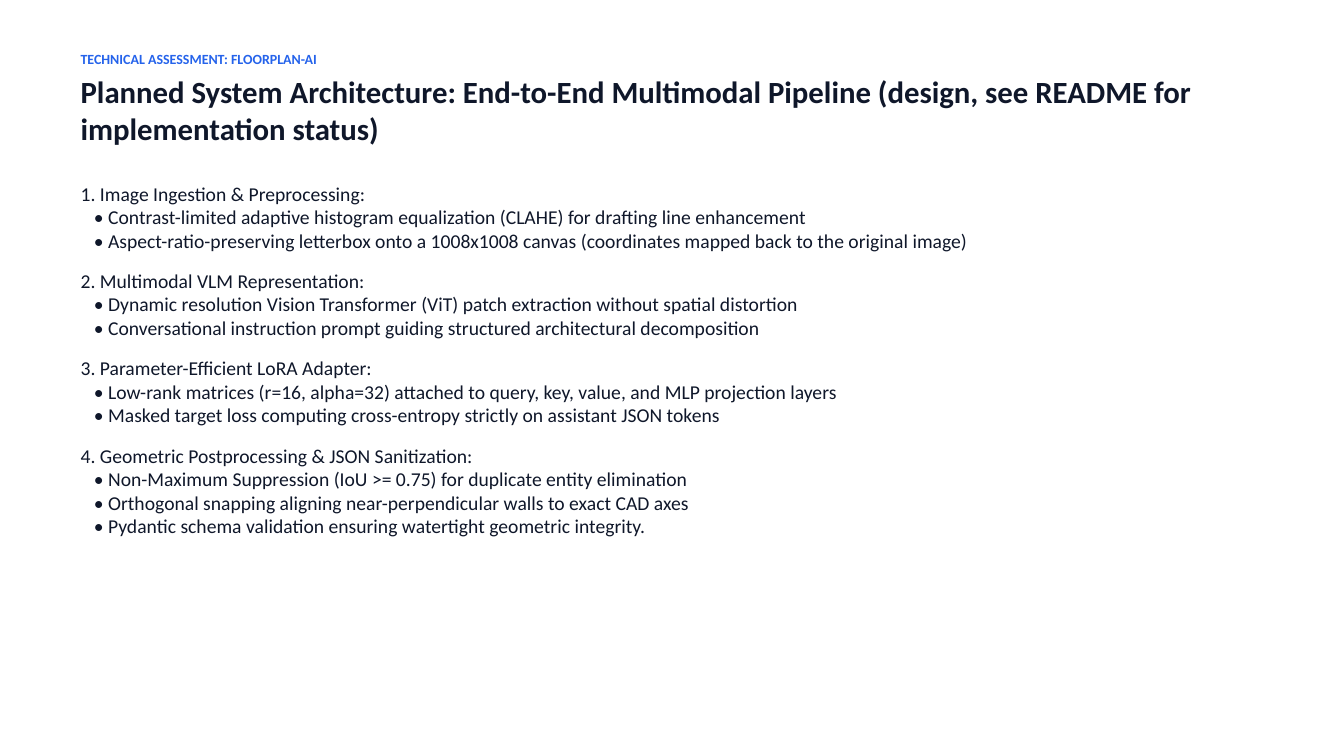
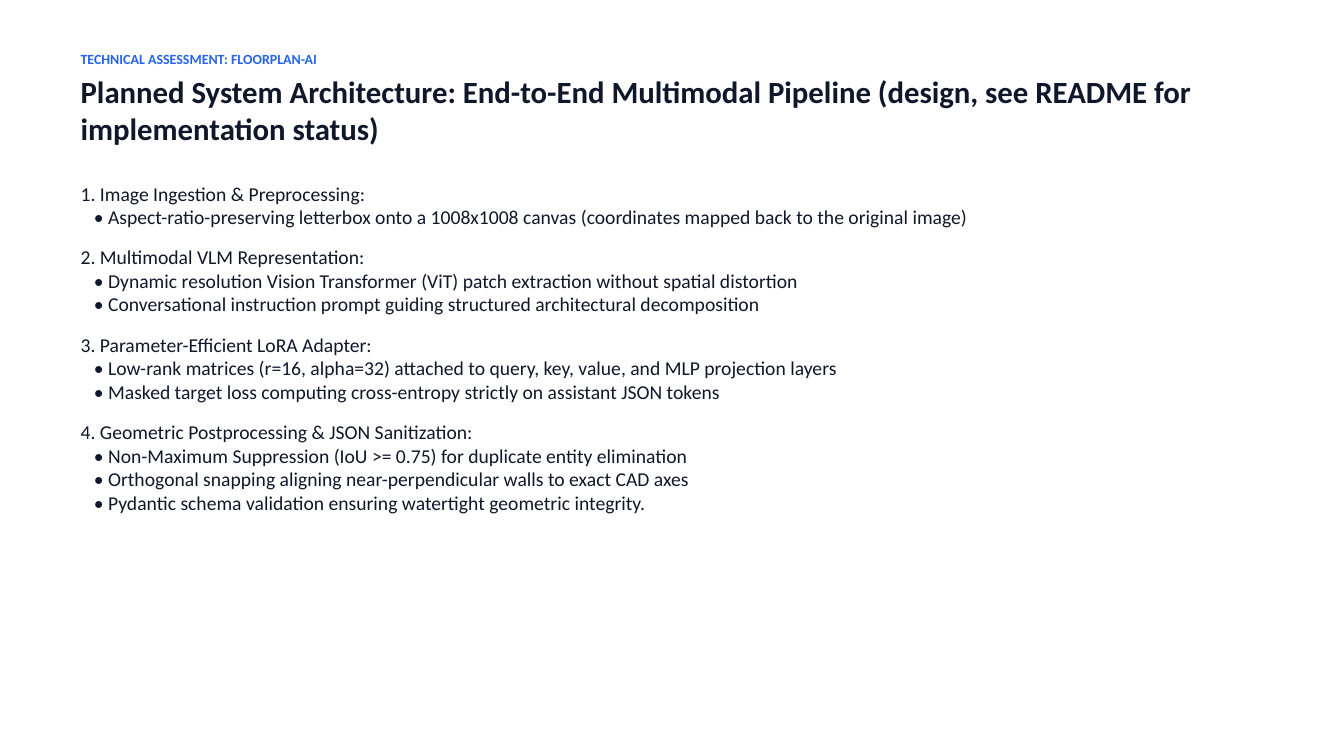
Before and after one commit to sandhiya-1234/FloorPlan-AI, a slide deck: slide 4 of presentation/Floorplan_AI_Assessment.pptx. Drawn at 1344x756 pixels with LibreOffice and Linux fonts; fonts in the diff are those of the drawing. Boxes give left, top, right and bottom in pixels: in the first picture for what was removed or moved away, otherwise in the second. Text is boxed around its words. In the diff, an @@ line names an element or a change of style, - is before the commit and + after.

```diff
--- a/presentation/Floorplan_AI_Assessment.pptx
+++ b/presentation/Floorplan_AI_Assessment.pptx
@@ text at (81,187,967,228): text changed @@
-1. Image Ingestion & Preprocessing:
-• Contrast-limited adaptive histogram equalization (CLAHE) for drafting line enhancement
-• Aspect-ratio-preserving letterbox onto a 1008x1008 canvas (coordinates mapped back to the original image)
+1. Image Ingestion & Preprocessing:
+• Aspect-ratio-preserving letterbox onto a 1008x1008 canvas (coordinates mapped back to the original image)
```
Also in this commit, not shown: 6 other slides changed, 3 other files.
